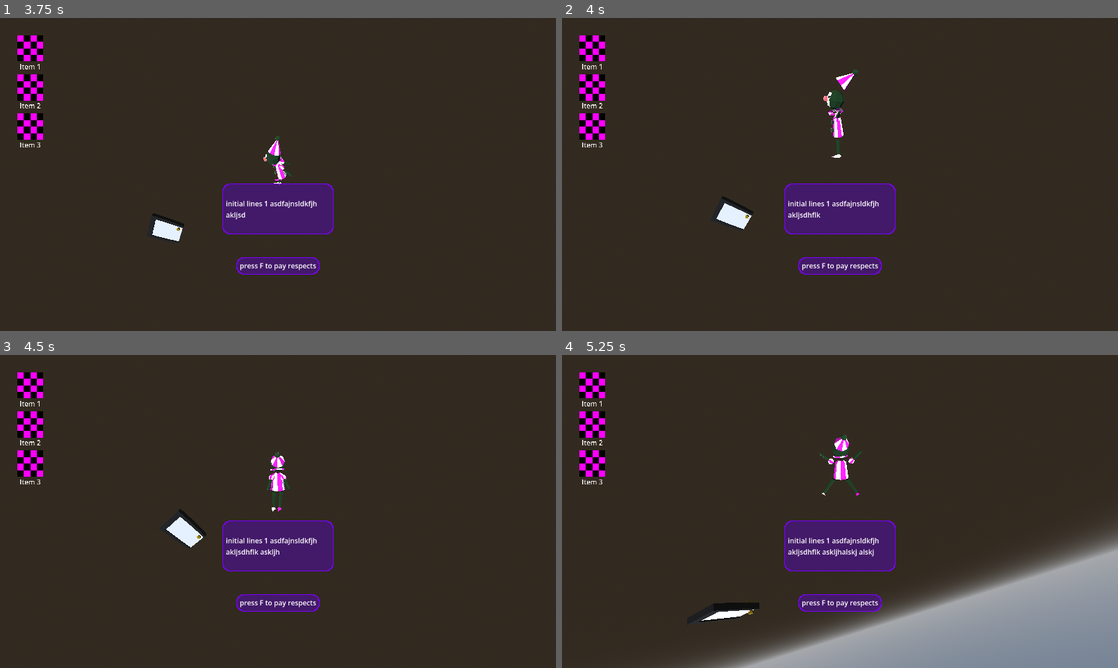
Above: before the commit, frames 1-4 (two rows, left to right).
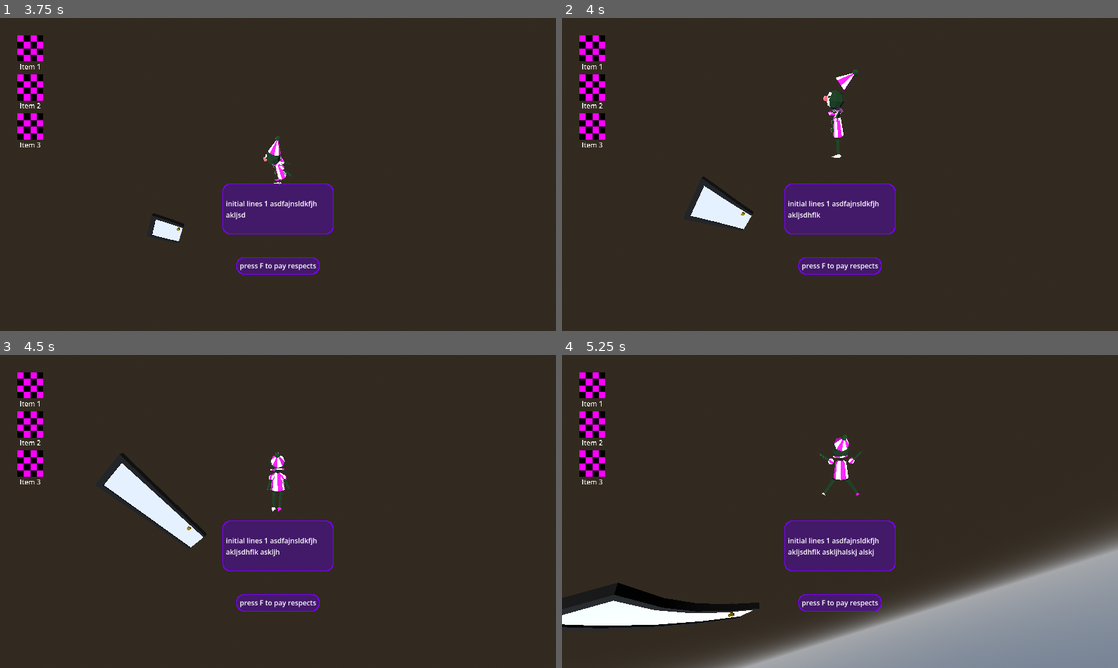
Above: after the commit, the same moments.

Repository: boner-cmd/effective-octo-pancake
Game: Godot game, scene res://Scenes/TitleScreen.tscn
Same seed, same stepped clock (60 frames per second), same inputs: the game is played once before the commit and once after it. The engine's default icon, where the game draws it, is replaced by a stand-in: a white triangle on a blue panel in a dark square. Sound files missing from this copy of the repository are replaced by a short silence.
Inputs (mouse positions are in pixels of both pictures, inside the frame that each line leads up to):
- Up to frame 1 (3.75 s): click (61, 149) at 0.5 s; tap F (interact) at 1.25, 2, 2.1, 2.75, 3.5 s; move the mouse to (272, 180) at 1.27 s; hold Space (advance_dialogue) 1.28-2.03 s; hold W (up) 1.28-3.53 s; tap Enter (ui_accept) at 1.52, 2.27 s; move the mouse to (316, 177) at 2.02 s; move the mouse to (233, 171) at 2.77 s; press the mouse at (233, 171) at 2.78 s; move the mouse to (283, 174) at 3.52 s; release the mouse at (283, 174) at 3.53 s; hold A (left) from 3.53 s (still down); tap Space (advance_dialogue) at 3.6 s
- Up to frame 2 (4 s): keep holding A (left); tap Enter (ui_accept) at 3.77 s
- Up to frame 3 (4.5 s): tap F (interact) at 4.25 s; move the mouse to (255, 505) at 4.27 s; release A (left) at 4.28 s; hold W (up) from 4.28 s (still down); hold F (interact) from 4.28 s (still down)
- Up to frame 4 (5.25 s): keep holding W (up); tap Enter (ui_accept) at 4.52 s; move the mouse to (867, 511) at 5.02 s; release F (interact) at 5.03 s; click (867, 511) at 5.1 s

Frame 1 is identical in both runs. In frame 2, 0.6% of the frame differs, in the area x 23-35%, y 50-68%; in frame 3, 1.3%; in frame 4, 2.4%, in the area x 0-35%, y 72-88%.

Commit message:
fix door anims

Diff:
--- a/Character Export Files/clown/DoorStuff/DoorExit.tres
+++ b/Character Export Files/clown/DoorStuff/DoorExit.tres
@@ -7,48 +7,48 @@
 tracks/0/imported = true
 tracks/0/enabled = true
 tracks/0/path = NodePath("Skeleton3D:Door_Frame_Top")
-tracks/0/interp = 1
+tracks/0/interp = 0
 tracks/0/loop_wrap = true
 tracks/0/keys = PackedFloat32Array(-6.357829e-07, 1, 3.7408535, 8.3063635e-16, 0, 1.499, 1, 3.7408535, 8.3063635e-16, 0 …(680 unchanged characters)…
 tracks/1/type = "rotation_3d"
 tracks/1/imported = true
 tracks/1/enabled = true
 tracks/1/path = NodePath("Skeleton3D:Door_Frame_Top")
-tracks/1/interp = 1
+tracks/1/interp = 0
 tracks/1/loop_wrap = true
 tracks/1/keys = PackedFloat32Array(-6.357829e-07, 1, 0, 0, 0, 1)
 tracks/2/type = "scale_3d"
 tracks/2/imported = true
 tracks/2/enabled = true
 tracks/2/path = NodePath("Skeleton3D:Door_Frame_Top")
-tracks/2/interp = 1
+tracks/2/interp = 0
 tracks/2/loop_wrap = true
 tracks/2/keys = PackedFloat32Array(-6.357829e-07, 1, 1, 1, 1, 1.499, 1, 1, 1, 1, 1.4999994, 1, 1.3395509, 1.3395509, 1. …(408 unchanged characters)…
 tracks/3/type = "rotation_3d"
 tracks/3/imported = true
 tracks/3/enabled = true
 tracks/3/path = NodePath("Skeleton3D:Door_Hinge")
-tracks/3/interp = 1
+tracks/3/interp = 0
 tracks/3/loop_wrap = true
 tracks/3/keys = PackedFloat32Array(-6.357829e-07, 1, -0.9996079, -0.0280008, 6.120631e-17, -1.7144979e-18, 0.49899992,  …(992 unchanged characters)…
 tracks/4/type = "position_3d"
 tracks/4/imported = true
 tracks/4/enabled = true
 tracks/4/path = NodePath("Skeleton3D:Door_Top")
-tracks/4/interp = 1
+tracks/4/interp = 0
 tracks/4/loop_wrap = true
 tracks/4/keys = PackedFloat32Array(-6.357829e-07, 1, 3.5265784, 0.6075456, -4.318813e-16, 1.499, 1, 3.5265784, 0.607545 …(828 unchanged characters)…
 tracks/5/type = "rotation_3d"
 tracks/5/imported = true
 tracks/5/enabled = true
 tracks/5/path = NodePath("Skeleton3D:Door_Top")
-tracks/5/interp = 1
+tracks/5/interp = 0
 tracks/5/loop_wrap = true
 tracks/5/keys = PackedFloat32Array(-6.357829e-07, 1, -0.9996079, -0.02800081, 1.2070217e-16, -5.7777196e-17)
 tracks/6/type = "scale_3d"
 tracks/6/imported = true
 tracks/6/enabled = true
 tracks/6/path = NodePath("Skeleton3D:Door_Top")
-tracks/6/interp = 1
+tracks/6/interp = 0
 tracks/6/loop_wrap = true
 tracks/6/keys = PackedFloat32Array(-6.357829e-07, 1, 1, 1, 1, 1.499, 1, 1, 1, 1, 1.4999994, 1, 1.3395509, 1.3395509, 1. …(408 unchanged characters)…
--- a/Character Export Files/clown/DoorStuff/DoorIdle.tres
+++ b/Character Export Files/clown/DoorStuff/DoorIdle.tres
@@ -8,48 +8,48 @@
 tracks/0/imported = true
 tracks/0/enabled = true
 tracks/0/path = NodePath("Skeleton3D:Door_Frame_Top")
-tracks/0/interp = 1
+tracks/0/interp = 0
 tracks/0/loop_wrap = true
 tracks/0/keys = PackedFloat32Array(0, 1, 3.7408535, 8.3063635e-16, 0, 0.16566658, 1, 3.7408535, 8.3063635e-16, 0, 0.166 …(589 unchanged characters)…
 tracks/1/type = "rotation_3d"
 tracks/1/imported = true
 tracks/1/enabled = true
 tracks/1/path = NodePath("Skeleton3D:Door_Frame_Top")
-tracks/1/interp = 1
+tracks/1/interp = 0
 tracks/1/loop_wrap = true
 tracks/1/keys = PackedFloat32Array(0, 1, 0, 0, 0, 1, 0.16566658, 1, 0, 0, 0, 1, 0.16666603, 1, 0, 0, 0.12221581, 0.9925 …(554 unchanged characters)…
 tracks/2/type = "scale_3d"
 tracks/2/imported = true
 tracks/2/enabled = true
 tracks/2/path = NodePath("Skeleton3D:Door_Frame_Top")
-tracks/2/interp = 1
+tracks/2/interp = 0
 tracks/2/loop_wrap = true
 tracks/2/keys = PackedFloat32Array(0, 1, 1, 1, 1)
 tracks/3/type = "rotation_3d"
 tracks/3/imported = true
 tracks/3/enabled = true
 tracks/3/path = NodePath("Skeleton3D:Door_Hinge")
-tracks/3/interp = 1
+tracks/3/interp = 0
 tracks/3/loop_wrap = true
 tracks/3/keys = PackedFloat32Array(0, 1, -0.9996079, -0.0280008, 6.120631e-17, -1.7144979e-18)
 tracks/4/type = "position_3d"
 tracks/4/imported = true
 tracks/4/enabled = true
 tracks/4/path = NodePath("Skeleton3D:Door_Top")
-tracks/4/interp = 1
+tracks/4/interp = 0
 tracks/4/loop_wrap = true
 tracks/4/keys = PackedFloat32Array(0, 1, 3.5265784, 0.6075456, -4.318813e-16, 0.16566658, 1, 3.5265784, 0.6075456, -4.3 …(775 unchanged characters)…
 tracks/5/type = "rotation_3d"
 tracks/5/imported = true
 tracks/5/enabled = true
 tracks/5/path = NodePath("Skeleton3D:Door_Top")
-tracks/5/interp = 1
+tracks/5/interp = 0
 tracks/5/loop_wrap = true
 tracks/5/keys = PackedFloat32Array(0, 1, -0.9996079, -0.02800081, 1.2070217e-16, -5.7777196e-17, 0.16566658, 1, -0.9996 …(1070 unchanged characters)…
 tracks/6/type = "scale_3d"
 tracks/6/imported = true
 tracks/6/enabled = true
 tracks/6/path = NodePath("Skeleton3D:Door_Top")
-tracks/6/interp = 1
+tracks/6/interp = 0
 tracks/6/loop_wrap = true
 tracks/6/keys = PackedFloat32Array(0, 1, 1, 1, 1)
--- a/Character Export Files/clown/DoorStuff/DoorSpawn.tres
+++ b/Character Export Files/clown/DoorStuff/DoorSpawn.tres
@@ -7,48 +7,48 @@
 tracks/0/imported = true
 tracks/0/enabled = true
 tracks/0/path = NodePath("Skeleton3D:Door_Frame_Top")
-tracks/0/interp = 1
+tracks/0/interp = 0
 tracks/0/loop_wrap = true
 tracks/0/keys = PackedFloat32Array(0, 1, 1.328072, 8.3063635e-16, 0, 0.4989996, 1, 1.328072, 8.3063635e-16, 0, 0.5, 1,  …(567 unchanged characters)…
 tracks/1/type = "rotation_3d"
 tracks/1/imported = true
 tracks/1/enabled = true
 tracks/1/path = NodePath("Skeleton3D:Door_Frame_Top")
-tracks/1/interp = 1
+tracks/1/interp = 0
 tracks/1/loop_wrap = true
 tracks/1/keys = PackedFloat32Array(0, 1, 0, 0, 0, 1)
 tracks/2/type = "scale_3d"
 tracks/2/imported = true
 tracks/2/enabled = true
 tracks/2/path = NodePath("Skeleton3D:Door_Frame_Top")
-tracks/2/interp = 1
+tracks/2/interp = 0
 tracks/2/loop_wrap = true
 tracks/2/keys = PackedFloat32Array(0, 1, 1, 0.7444445, 1, 0.4989996, 1, 1, 0.7444445, 1, 0.5, 1, 1, 1.0024314, 1, 0.665 …(363 unchanged characters)…
 tracks/3/type = "rotation_3d"
 tracks/3/imported = true
 tracks/3/enabled = true
 tracks/3/path = NodePath("Skeleton3D:Door_Hinge")
-tracks/3/interp = 1
+tracks/3/interp = 0
 tracks/3/loop_wrap = true
 tracks/3/keys = PackedFloat32Array(0, 1, -0.9996079, -0.0280008, 6.120631e-17, -1.7144979e-18)
 tracks/4/type = "position_3d"
 tracks/4/imported = true
 tracks/4/enabled = true
 tracks/4/path = NodePath("Skeleton3D:Door_Top")
-tracks/4/interp = 1
+tracks/4/interp = 0
 tracks/4/loop_wrap = true
 tracks/4/keys = PackedFloat32Array(0, 1, 1.11758, 0.47247896, -4.318813e-16, 0.4989996, 1, 1.11758, 0.47247896, -4.3188 …(691 unchanged characters)…
 tracks/5/type = "rotation_3d"
 tracks/5/imported = true
 tracks/5/enabled = true
 tracks/5/path = NodePath("Skeleton3D:Door_Top")
-tracks/5/interp = 1
+tracks/5/interp = 0
 tracks/5/loop_wrap = true
 tracks/5/keys = PackedFloat32Array(0, 1, -0.9996079, -0.02800081, 1.2070217e-16, -5.7777196e-17)
 tracks/6/type = "scale_3d"
 tracks/6/imported = true
 tracks/6/enabled = true
 tracks/6/path = NodePath("Skeleton3D:Door_Top")
-tracks/6/interp = 1
+tracks/6/interp = 0
 tracks/6/loop_wrap = true
 tracks/6/keys = PackedFloat32Array(0, 1, 1, 0.7444445, 1, 0.4989996, 1, 1, 0.7444445, 1, 0.5, 1, 1, 1.0024314, 1, 0.665 …(363 unchanged characters)…
--- a/Character Export Files/clown/DoorStuff/door_TSCN.tscn
+++ b/Character Export Files/clown/DoorStuff/door_TSCN.tscn
@@ -6,8 +6,16 @@
 
 [node name="DoorAnims" unique_id=1938978798 instance=ExtResource("1_uhueb")]
 
-[node name="Door" parent="Skeleton3D" parent_id_path=PackedInt32Array(1115533347) index="0" unique_id=1374544708]
+[node name="Skeleton3D" parent="." index="0" unique_id=1115533347]
+bones/1/position = Vector3(1.3280718, 8.3063635e-16, 0)
+bones/1/scale = Vector3(1, 0.7444445, 1)
+bones/2/rotation = Quaternion(0.9996079, 0.0280008, -6.120631e-17, 1.7144901e-18)
+bones/3/position = Vector3(1.1175799, 0.47247896, -4.318813e-16)
+bones/3/rotation = Quaternion(0.9996079, 0.02800081, -1.2070214e-16, 5.7777216e-17)
+bones/3/scale = Vector3(1, 0.7444445, 1)
+
+[node name="Door" parent="Skeleton3D" index="0" unique_id=1374544708]
 surface_material_override/1 = ExtResource("2_tlx66")
 
-[node name="Frame" parent="Skeleton3D" parent_id_path=PackedInt32Array(1115533347) index="2" unique_id=211299161]
+[node name="Frame" parent="Skeleton3D" index="2" unique_id=211299161]
 surface_material_override/0 = ExtResource("3_qn03r")
--- a/Character Scenes/DoorAnimHandler.gd
+++ b/Character Scenes/DoorAnimHandler.gd
@@ -1,15 +1,9 @@
 extends Node3D
 @onready var anim_tree: AnimationTree = $AnimationTree
-
-
 
 enum AnimStates {IDLE, STASIS, SPAWN, DESPAWN, EXIT}
 
 var current_anim := AnimStates.STASIS
-
-# spawn		-> idle
-# despawn	-> stasis
-# exit		-> stasis
 
 func _set_door_anim(anim : AnimStates):
 	current_anim = anim
@@ -29,11 +23,9 @@
 			anim_tree.set("parameters/Door_Idle/blend_amount", 0.0)
 
 		AnimStates.DESPAWN:
+			anim_tree.set("parameters/Door_Idle/blend_amount", 1.0)
 			anim_tree.set("parameters/Reset_DoorSpawn/seek_request", 1.0)
 			anim_tree.set("parameters/DoorSpawnTimescale/scale", -2.0)
-			await anim_tree.animation_finished
-			exit_anim_finished.emit()
-			_set_door_anim(AnimStates.STASIS)
 
 		AnimStates.EXIT:
 			exit_anim_started.emit()
@@ -48,11 +40,16 @@
 signal exit_anim_finished
 signal exit_anim_started
 
+func spawn():
+	_set_door_anim(AnimStates.SPAWN)
+
+func despawn():
+	_set_door_anim(AnimStates.DESPAWN)
+
 
 func _on_door_spawn_radius_area_entered(_area: Area3D) -> void:
 	print("entered")
 	_set_door_anim(AnimStates.SPAWN)
 
-
 func _on_door_spawn_radius_area_exited(_area: Area3D) -> void:
 	_set_door_anim(AnimStates.DESPAWN)
--- a/Character Scenes/Door_Boiler.tscn
+++ b/Character Scenes/Door_Boiler.tscn
@@ -66,8 +66,5 @@
 [node name="PlayerAnimationPosition" type="Node3D" parent="." unique_id=1635482596]
 transform = Transform3D(1, 0, 0, 0, 0.99862945, -0.052335955, 0, 0.052335955, 0.99862945, 0, 0.033, 0.6)
 
-[connection signal="area_entered" from="DoorBaseModel/DoorSpawnRadius" to="DoorBaseModel" method="_on_door_spawn_radius_area_entered"]
-[connection signal="area_exited" from="DoorBaseModel/DoorSpawnRadius" to="DoorBaseModel" method="_on_door_spawn_radius_area_exited"]
-
 [editable path="DoorBaseModel"]
 [editable path="DoorBaseModel/DoorAnims"]
--- a/Character Scenes/interaction_detector.gd
+++ b/Character Scenes/interaction_detector.gd
@@ -13,12 +13,16 @@
 
 func _on_area_entered(area: Area3D) -> void:
 	if area.is_in_group("Door"):
-		print(area)
+		var door = area.get_parent()
+		door.spawn()
 	else:
 		current_area = area
 		interact_ui = area.interact_ui
 		interact_ui.visible = true
 
-func _on_area_exited(_area: Area3D) -> void:
+func _on_area_exited(area: Area3D) -> void:
+		if area.is_in_group("Door"):
+			var door = area.get_parent()
+			door.despawn()
 		current_area = null
 		interact_ui.visible = false
Not shown: 1 places in Character Export Files/clown/DoorStuff/DoorIdle.tres that only renumber resources
Not shown: 1 places in Character Export Files/clown/DoorStuff/DoorSpawn.tres that only renumber resources
